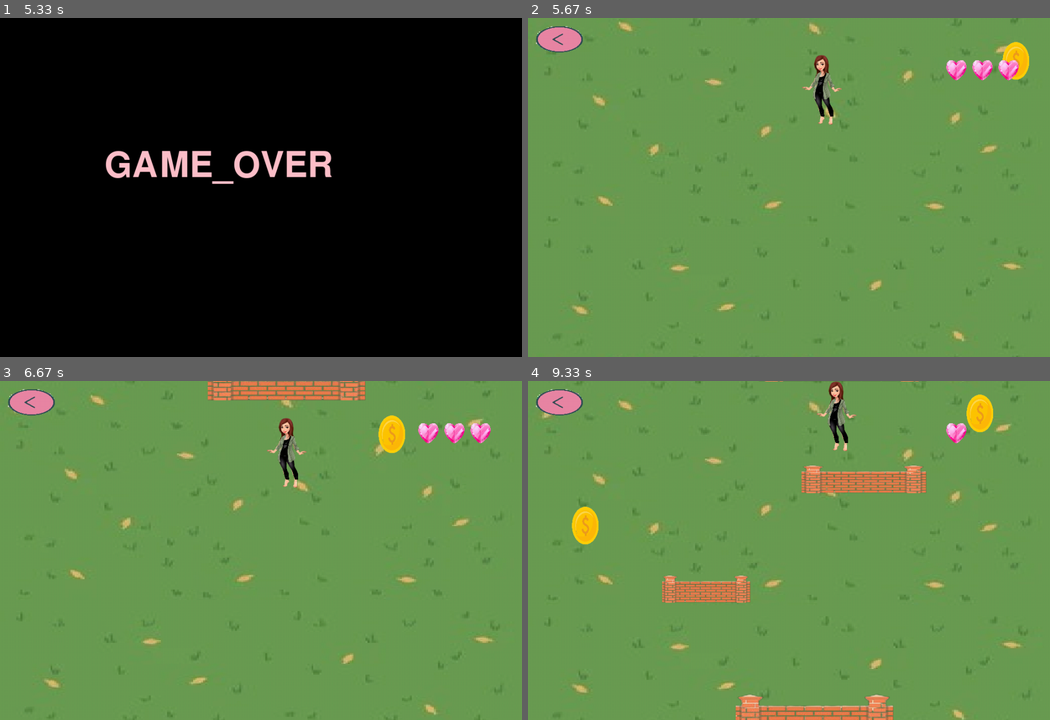
Above: before the commit, frames 1-4 (two rows, left to right).
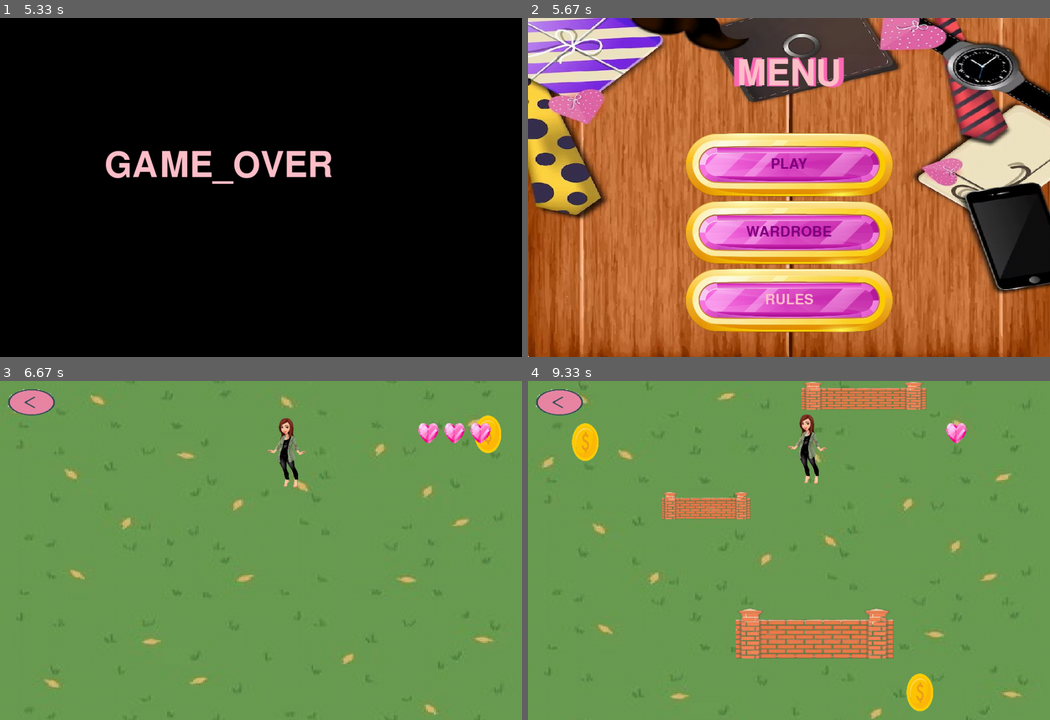
Above: after the commit, the same moments.

Repository: RH14526/pygame_n_e_r
Game: pygame game, started from play.py
Two runs of this game, one before a commit and one after it. Both use one fixed random seed, a clock stepped at 60 frames per second and the inputs below.
Inputs (mouse positions are in pixels of both pictures, inside the frame that each line leads up to):
- Up to frame 1 (5.33 s): click "PLAY" at 0.38 s; hold Right 0.67-1.13 s; hold Up 1.17-1.47 s; hold Right 1.5-1.97 s; hold Left 2-2.53 s; hold Down 2.57-2.87 s; hold Left 2.9-3.3 s; hold Up 3.33-3.7 s; click (323, 218) at 4.45 s; click "PLAY" at 5.32 s
- Up to frame 2 (5.67 s): move the mouse to (762, 275) at 5.63 s
- Up to frame 3 (6.67 s): click (234, 638) at 5.68 s; click (67, 408) at 6.02 s; click "PLAY" at 6.35 s; hold Left from 6.63 s (still down)
- Up to frame 4 (9.33 s): release Left at 7.1 s; hold Right 7.13-7.6 s; hold Up 7.63-7.93 s; hold Right 7.97-8.43 s; hold Left 8.47-9 s; hold Down from 9.03 s (still down)

Frame 1 is identical in both runs. In frame 2, 100% of the frame differs, in the area x 0-100%, y 0-100%; in frame 3, 2.5%; in frame 4, 15%.

Commit message:
third commit

Diff:
--- a/main_menu.py
+++ b/main_menu.py
@@ -11,6 +11,7 @@
 
     pygame.font.init()
     pygame.display.set_caption('FASHION FRENZY')
+    pygame.mixer.init()
 
     while True:
         menu_back = pygame.image.load(MENU_BACK).convert()
--- a/play.py
+++ b/play.py
@@ -20,6 +20,7 @@
     hero_x = HERO_START_X
     hero_y = HERO_Y_START
     pygame.init()
+    pygame.mixer.init()
     finish = False
     hero_scroll = 7
     scroll = 5
@@ -33,6 +34,7 @@
     last_collidion = -1
     coins = []
     while not finish:
+        mouse_pos = pygame.mouse.get_pos()
         go_back_button = pygame.image.load('img/go_back_b/go_back_b.png')
         back_font = pygame.font.SysFont("Aharoni", 40)
         go_back_button = Button(go_back_button, (60, 40), " ", back_font, PURPLE, BABY_PINK)
@@ -128,6 +130,11 @@
             pygame.time.wait(1000)
             finish = True
 
+        for event in pygame.event.get():
+            if event.type == pygame.MOUSEBUTTONDOWN:
+                if go_back_button.check_for_mouse(mouse_pos):
+                    sound = pygame.mixer.Sound('sounds/back_butten.wav')
+                    pygame.mixer.Sound.play(sound)
         pygame.display.flip()
 
     main_menu()
--- a/rules.py
+++ b/rules.py
@@ -5,6 +5,7 @@
 
 
 def rules():
+    pygame.mixer.init()
     pygame.display.init()
     pygame.display.set_caption("RULES")
     from main_menu import main_menu
